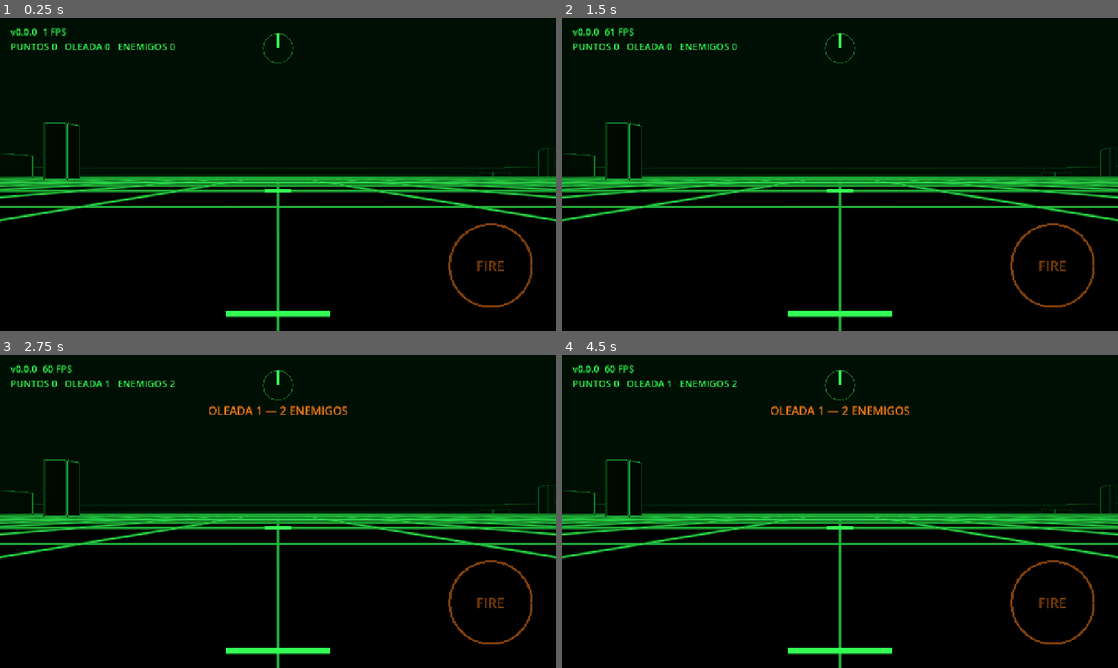
Above: before the commit, frames 1-4 (two rows, left to right).
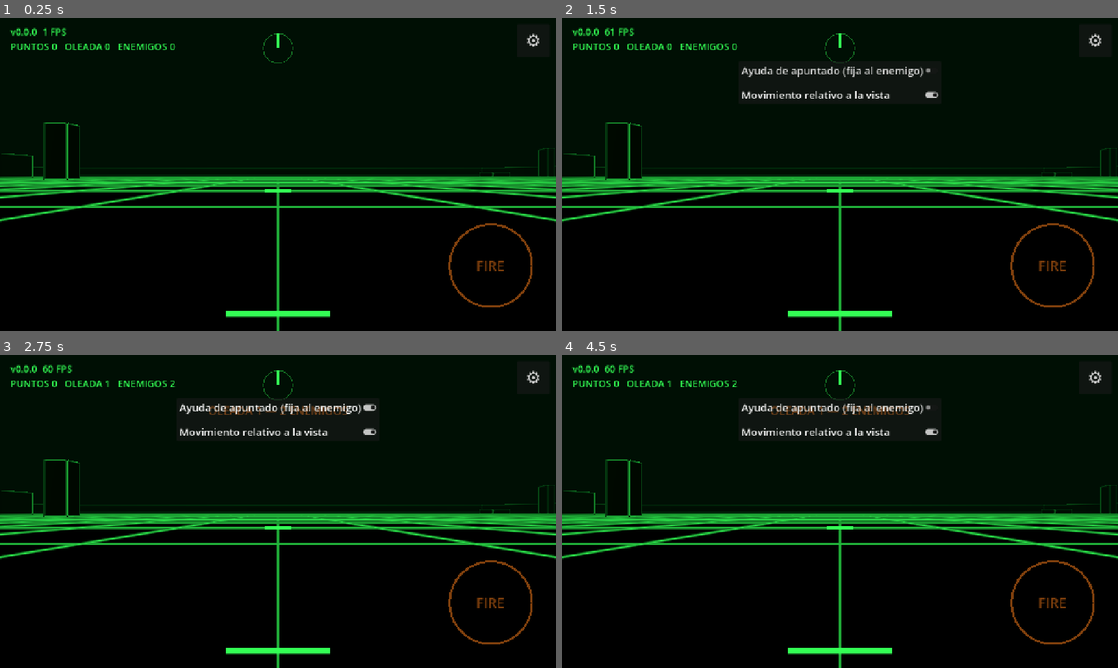
Above: after the commit, the same moments.

Repository: pabloprietorecio-afk/Tank-Ahead
Game: Godot game, scene res://levels/arena.tscn
Same seed, same stepped clock (60 frames per second), same inputs: the game is played once before the commit and once after it.
Inputs (mouse positions are in pixels of both pictures, inside the frame that each line leads up to):
- Up to frame 1 (0.25 s): no input
- Up to frame 2 (1.5 s): click (1095, 39) at 0.5 s, where only the run after the commit has a clickable "⚙"; click (840, 96) at 1.25 s, where only the run after the commit has a clickable "Movimiento relativo a la vista"
- Up to frame 3 (2.75 s): click (278, 408) at 2 s, where only the run after the commit has a clickable "Ayuda de apuntado (fija al en…"
- Up to frame 4 (4.5 s): click (1095, 376) at 2.75 s, where only the run after the commit has a clickable "⚙"; click (1095, 376) at 3.5 s, where only the run after the commit has a clickable "⚙"; click (840, 408) at 4.25 s, where only the run after the commit has a clickable "Ayuda de apuntado (fija al en…"

The runs differ from the first frame. In frame 1, less than 0.1% of the frame differs, in the area x 94-97%, y 4-10%; in frame 2, 1.0%; in frame 3, 1.2%, in the area x 32-97%, y 4-26%; in frame 4, 1.1%.

Commit message:
Ajustes: ayuda de apuntado y movimiento relativo a la vista
Co-Authored-By: Claude Sonnet 5.5 <noreply@anthropic.com>
Claude-Session: https://claude.ai/code/session_01Fzr3mX8kpwaJpVnrCyTFkb

Diff:
--- /dev/null
+++ b/core/game_settings.gd
@@ -0,0 +1,30 @@
+class_name GameSettings
+extends RefCounted
+## Ajustes del jugador, guardados en user://settings.cfg.
+
+const PATH: String = "user://settings.cfg"
+
+## Fija la torreta sobre el enemigo una vez que la mira lo ha encontrado.
+static var aim_assist: bool = false
+## true: el joystick se interpreta respecto a la vista (la torreta); el casco gira solo.
+## false: control clásico de tanque (arriba = avanzar, lados = girar el casco).
+static var camera_relative: bool = false
+
+static var _loaded: bool = false
+
+
+static func ensure_loaded() -> void:
+	if _loaded:
+		return
+	_loaded = true
+	var cfg := ConfigFile.new()
+	if cfg.load(PATH) == OK:
+		aim_assist = cfg.get_value("controls", "aim_assist", aim_assist)
+		camera_relative = cfg.get_value("controls", "camera_relative", camera_relative)
+
+
+static func save() -> void:
+	var cfg := ConfigFile.new()
+	cfg.set_value("controls", "aim_assist", aim_assist)
+	cfg.set_value("controls", "camera_relative", camera_relative)
+	cfg.save(PATH)
--- a/entities/player/player_input_source.gd
+++ b/entities/player/player_input_source.gd
@@ -1,6 +1,13 @@
 class_name PlayerInputSource
 extends Node
 ## Traduce los controles táctiles en órdenes para el tanque.
+## Incluye dos opciones de ajustes: ayuda de apuntado y movimiento relativo a la vista.
+
+const LOCK_CONE: float = deg_to_rad(4.0)
+const LOCK_RANGE: float = 140.0
+## Arrastre (px en un frame) a partir del cual el jugador recupera el control de la torreta.
+const BREAK_LOCK_PIXELS: float = 5.0
+const WORLD_MASK: int = 1
 
 @export var tank: Tank
 @export var touch: TouchControls
@@ -11,8 +18,76 @@
 func _process(_delta: float) -> void:
 	if tank == null or touch == null or tank.is_destroyed:
 		return
-	tank.drive_input = touch.move_vector
+	if GameSettings.camera_relative:
+		_drive_camera_relative(touch.move_vector)
+	else:
+		tank.drive_input = touch.move_vector
 	tank.trigger_held = touch.fire_held
+
 	var look: Vector2 = touch.consume_look_delta()
-	if look != Vector2.ZERO:
+	if GameSettings.aim_assist:
+		_update_lock(look)
+	else:
+		tank.aim_lock = null
+	if tank.aim_lock != null:
+		tank.turret_controller.aim_at(_lock_point(tank.aim_lock))
+	elif look != Vector2.ZERO:
 		tank.turret_controller.add_aim(-look.x * look_sensitivity, -look.y * look_sensitivity)
+
+
+## El joystick indica hacia dónde quiere ir el jugador respecto a la vista; el casco gira solo.
+func _drive_camera_relative(stick: Vector2) -> void:
+	if stick == Vector2.ZERO:
+		tank.drive_input = Vector2.ZERO
+		return
+	var desired: float = tank.turret_controller.world_yaw - atan2(stick.x, stick.y)
+	var hull: float = tank.global_rotation.y
+	var diff: float = angle_difference(hull, desired)
+	var direction: float = 1.0
+	if absf(diff) > PI * 0.5:
+		# Más cerca de dar marcha atrás que de girar media vuelta.
+		diff = angle_difference(hull, desired + PI)
+		direction = -1.0
+	var turn: float = clampf(-diff * 2.5, -1.0, 1.0)
+	var alignment: float = clampf(1.0 - absf(diff) / 1.0, 0.0, 1.0)
+	tank.drive_input = Vector2(turn, direction * minf(stick.length(), 1.0) * alignment)
+
+
+func _update_lock(look: Vector2) -> void:
+	var current: Tank = tank.aim_lock
+	if current != null:
+		if look.length() > BREAK_LOCK_PIXELS or not _lock_valid(current):
+			tank.aim_lock = null
+		return
+	if look.length() > BREAK_LOCK_PIXELS:
+		return
+	var origin: Vector3 = tank.muzzle.global_position
+	var aim_dir: Vector3 = -tank.muzzle.global_transform.basis.z
+	var best: Tank = null
+	var best_angle: float = LOCK_CONE
+	for node in get_tree().get_nodes_in_group(&"enemies"):
+		var enemy: Tank = node as Tank
+		if enemy == null or not _lock_valid(enemy):
+			continue
+		var angle: float = aim_dir.angle_to(_lock_point(enemy) - origin)
+		if angle < best_angle:
+			best_angle = angle
+			best = enemy
+	tank.aim_lock = best
+
+
+func _lock_valid(enemy: Tank) -> bool:
+	if not is_instance_valid(enemy) or enemy.is_destroyed:
+		return false
+	var origin: Vector3 = tank.muzzle.global_position
+	var point: Vector3 = _lock_point(enemy)
+	if origin.distance_to(point) > LOCK_RANGE:
+		return false
+	var query := PhysicsRayQueryParameters3D.create(origin, point, WORLD_MASK)
+	return tank.get_world_3d().direct_space_state.intersect_ray(query).is_empty()
+
+
+func _lock_point(enemy: Tank) -> Vector3:
+	var point: Vector3 = enemy.global_position + Vector3.UP * 1.2 * enemy.stats.body_scale
+	var travel: float = tank.global_position.distance_to(point) / maxf(tank.weapon.projectile_speed, 1.0)
+	return point + enemy.velocity * travel
--- a/entities/tank/tank.gd
+++ b/entities/tank/tank.gd
@@ -34,6 +34,8 @@
 var weapon: TankWeapon
 var turret_controller: TurretController
 var is_destroyed: bool = false
+## Enemigo fijado por la ayuda de apuntado (solo jugador).
+var aim_lock: Tank = null
 
 var _scale_factor: float = 1.0
 var _shake: float = 0.0
@@ -43,6 +45,8 @@
 	if stats == null:
 		stats = TankStats.new()
 	_scale_factor = stats.body_scale
+	if team == 1:
+		add_to_group(&"enemies")
 	collision_layer = LAYER_TANK
 	collision_mask = LAYER_WORLD | LAYER_TANK
 	_build_body()
--- a/levels/arena.gd
+++ b/levels/arena.gd
@@ -115,6 +115,7 @@
 	add_child(layer)
 
 	var touch := TouchControls.new()
+	touch.exclusion = Rect2(get_viewport().get_visible_rect().size.x - 100.0, 0.0, 100.0, 110.0)
 	layer.add_child(touch)
 
 	_hud = Hud.new()
--- a/ui/hud/hud.gd
+++ b/ui/hud/hud.gd
@@ -13,6 +13,8 @@
 var _message_time: float = 0.0
 var _flash: float = 0.0
 var _over_time: float = 0.0
+var _panel: PanelContainer
+
 
 
 func _ready() -> void:
@@ -34,6 +36,44 @@
 	tank.damaged.connect(func(amount: float, _s: Node) -> void: _flash = minf(_flash + amount / 40.0, 0.6))
 	director.message.connect(_show_message)
 	director.game_over.connect(_on_game_over)
+	GameSettings.ensure_loaded()
+	_build_settings()
+
+
+func _build_settings() -> void:
+	var gear := Button.new()
+	gear.text = "⚙"
+	gear.add_theme_font_size_override("font_size", 40)
+	gear.set_anchors_and_offsets_preset(Control.PRESET_TOP_RIGHT)
+	gear.position = Vector2(-90.0, 14.0)
+	gear.size = Vector2(76.0, 76.0)
+	gear.pressed.connect(func() -> void: _panel.visible = not _panel.visible)
+	add_child(gear)
+
+	_panel = PanelContainer.new()
+	_panel.visible = false
+	_panel.set_anchors_and_offsets_preset(Control.PRESET_CENTER_TOP)
+	_panel.grow_horizontal = Control.GROW_DIRECTION_BOTH
+	_panel.position.y = 100.0
+	var box := VBoxContainer.new()
+	box.add_theme_constant_override("separation", 14)
+	_panel.add_child(box)
+	box.add_child(_make_toggle("Ayuda de apuntado (fija al enemigo)", GameSettings.aim_assist, func(on: bool) -> void:
+		GameSettings.aim_assist = on
+		GameSettings.save()))
+	box.add_child(_make_toggle("Movimiento relativo a la vista", GameSettings.camera_relative, func(on: bool) -> void:
+		GameSettings.camera_relative = on
+		GameSettings.save()))
+	add_child(_panel)
+
+
+func _make_toggle(text: String, value: bool, on_change: Callable) -> CheckButton:
+	var toggle := CheckButton.new()
+	toggle.text = text
+	toggle.button_pressed = value
+	toggle.add_theme_font_size_override("font_size", 24)
+	toggle.toggled.connect(on_change)
+	return toggle
 
 
 func _make_label(font_size: int, pos: Vector2) -> Label:
@@ -75,13 +115,14 @@
 func _draw() -> void:
 	var center: Vector2 = size * 0.5
 	var green: Color = VectorMaterials.GREEN
+	var reticle: Color = VectorMaterials.ORANGE if (tank != null and tank.aim_lock != null) else green
 	if _flash > 0.0:
 		draw_rect(Rect2(Vector2.ZERO, size), Color(1.0, 0.1, 0.05, _flash * 0.5), true)
 	# Retícula
-	draw_line(center + Vector2(-18.0, 0.0), center + Vector2(-6.0, 0.0), green, 2.0)
-	draw_line(center + Vector2(6.0, 0.0), center + Vector2(18.0, 0.0), green, 2.0)
-	draw_line(center + Vector2(0.0, -18.0), center + Vector2(0.0, -6.0), green, 2.0)
-	draw_line(center + Vector2(0.0, 6.0), center + Vector2(0.0, 18.0), green, 2.0)
+	draw_line(center + Vector2(-18.0, 0.0), center + Vector2(-6.0, 0.0), reticle, 2.0)
+	draw_line(center + Vector2(6.0, 0.0), center + Vector2(18.0, 0.0), reticle, 2.0)
+	draw_line(center + Vector2(0.0, -18.0), center + Vector2(0.0, -6.0), reticle, 2.0)
+	draw_line(center + Vector2(0.0, 6.0), center + Vector2(0.0, 18.0), reticle, 2.0)
 	if tank == null:
 		return
 	# Barra de recarga bajo la retícula
--- a/ui/touch/touch_controls.gd
+++ b/ui/touch/touch_controls.gd
@@ -11,6 +11,9 @@
 
 var move_vector: Vector2 = Vector2.ZERO
 var fire_held: bool = false
+
+## Zona de pantalla que no genera controles (botones de la interfaz).
+var exclusion: Rect2 = Rect2()
 
 var _look_delta: Vector2 = Vector2.ZERO
 var _stick_id: int = -1
@@ -53,6 +56,8 @@
 
 
 func _on_press(index: int, pos: Vector2) -> void:
+	if exclusion.has_point(pos):
+		return
 	if _fire_id == -1 and pos.distance_to(_fire_center()) <= FIRE_RADIUS * 1.25:
 		_fire_id = index
 		fire_held = true
